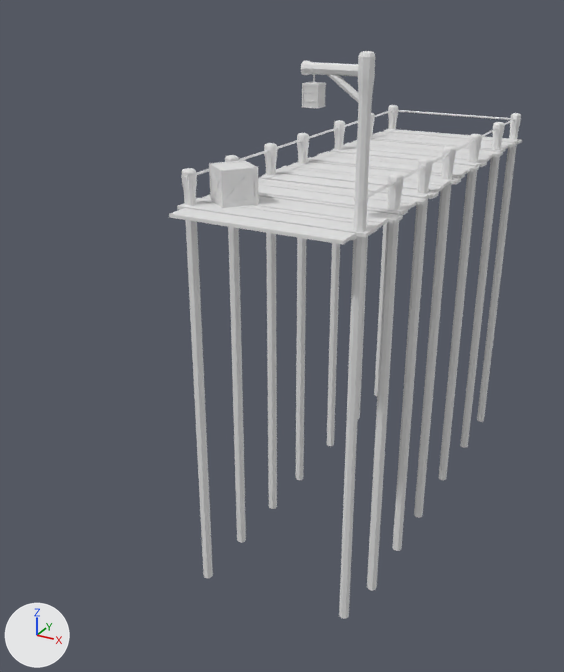
What one commit did to the Blender file Structures/FishingDock0/SmallDock0.blend.
Before and after are seen from a 50 mm camera at (3.24, -5.93, 1.83) aimed at (-0.64, 1.13, -1.7). Arrows for +X, +Y and +Z are at lower left; the lights stay in place.

The first picture shows 'Meshpart50.001'.
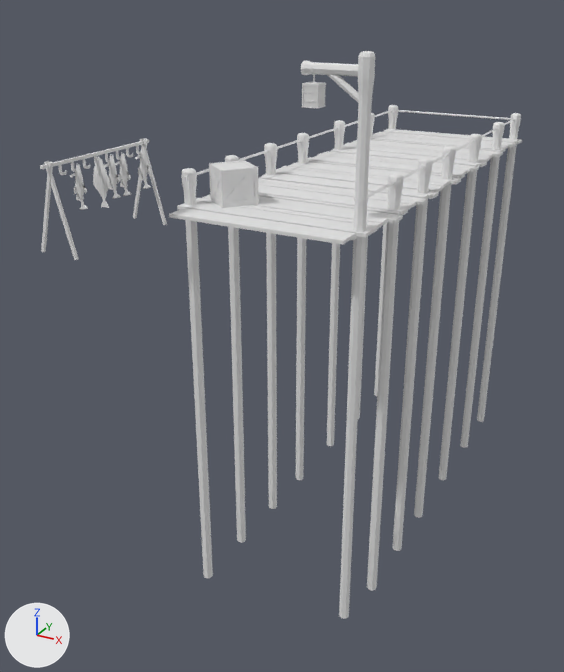
Patch to the scene script:
```diff
--- a/Structures/FishingDock0/SmallDock0.blend.py
+++ b/Structures/FishingDock0/SmallDock0.blend.py
@@ mat_material @@
+mat_material = diffuse_material('Material')
+mat_material.base_color = (0.8, 0.8, 0.8)  # white #e7e7e7
@@ me_cube_001 @@
+me_cube_001.from_pydata(...)  # 1292 vertices, 1233 faces; spans x -5.4..4.3, y -19.4..14.6, z -17.4..2.5
+me_cube_001.materials.append(mat_material)  # white #e7e7e7
@@ ob_cube_001 @@
+ob_cube_001 = bpy.data.objects.new('Cube.001', me_cube_001)
+ob_cube_001.location = (-1.02, -1.05, 0.61)
+ob_cube_001.scale = (0.0368, 0.0368, 0.0368)
+_m = ob_cube_001.modifiers.new('Triangulate', 'TRIANGULATE')
```

Pixel boxes (x1, y1, x2, y2) of what changed, in the pictures (564 x 672 px):
'Cube.001', added: after (40, 138, 167, 260)
